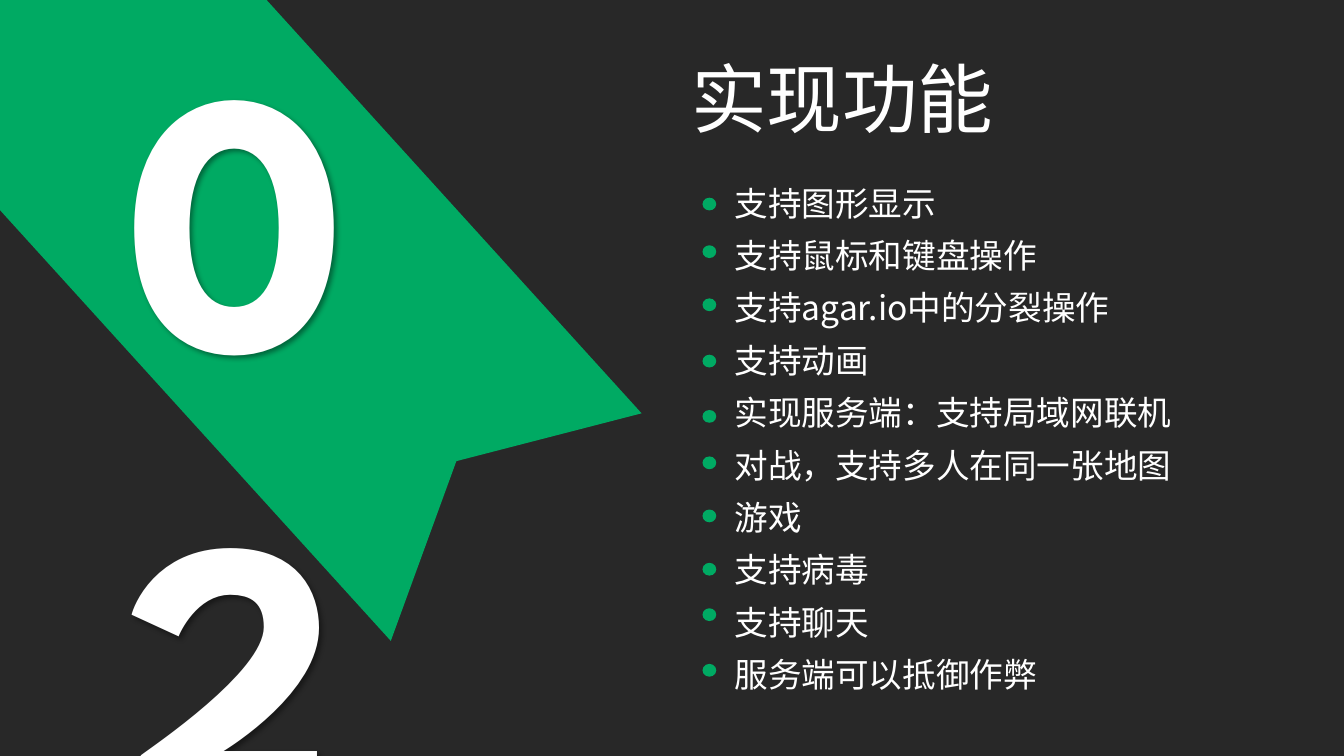
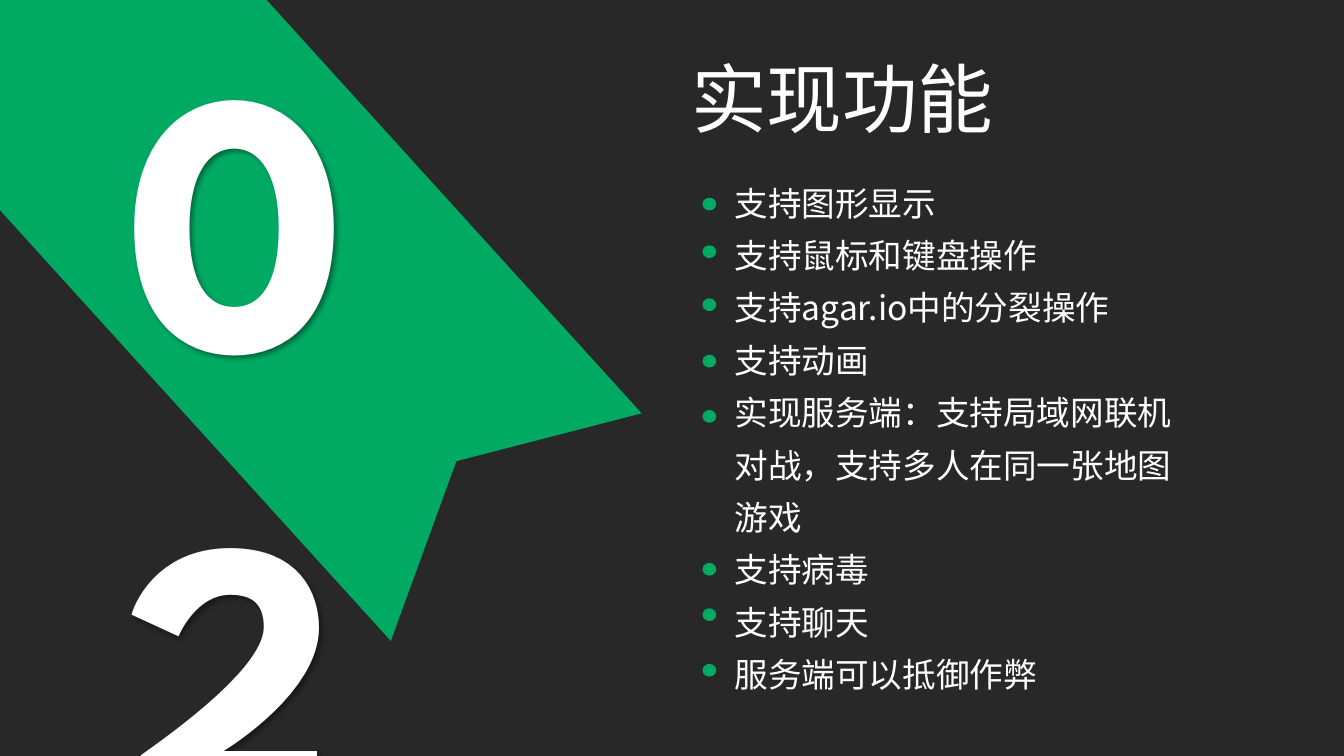
Before and after one commit to Lanture1064/BUBG, a slide deck: slide 4 of doc/答辩PPT.pptx. Drawn at 1344x756 pixels with LibreOffice and Linux fonts; fonts in the diff are those of the drawing. Boxes give left, top, right and bottom in pixels: in the first picture for what was removed or moved away, otherwise in the second. Text is boxed around its words. In the diff, an @@ line names an element or a change of style, - is before the commit and + after.

```diff
--- a/doc/答辩PPT.pptx
+++ b/doc/答辩PPT.pptx
@@ ellipse removed at [702, 456, 716, 469] @@
@@ ellipse removed at [702, 509, 716, 522] @@
```
Also in this commit, not shown: 2 other slides changed.
